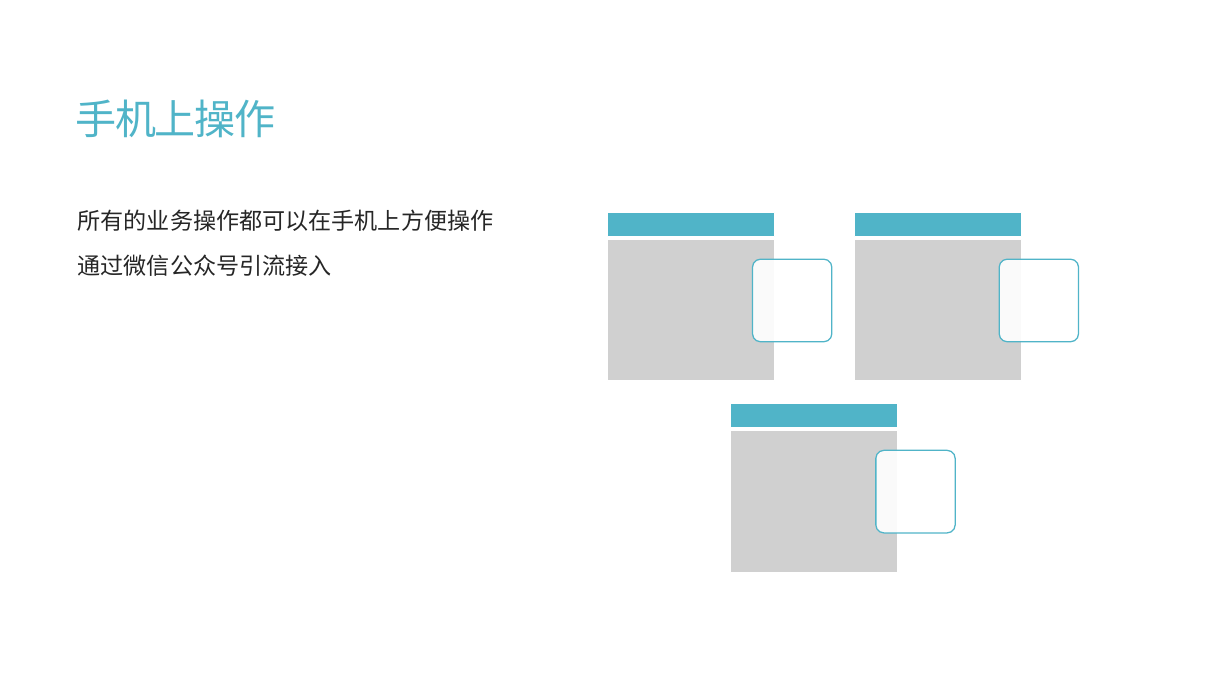
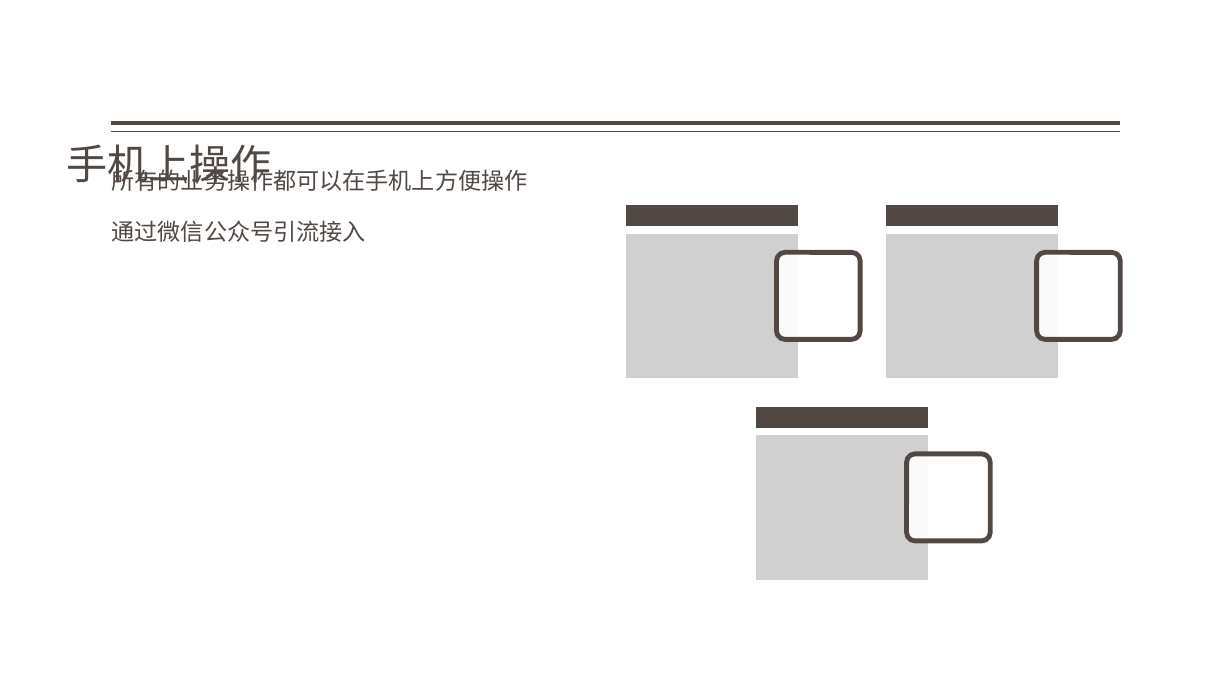
Before and after one commit to jzgi/chainsmart, a slide deck: slide 5 of Docs/品链供销平台.pptx. Drawn at 1232x693 pixels with LibreOffice and Linux fonts; fonts in the diff are those of the drawing; grey boxes stand for pictures. Boxes give left, top, right and bottom in pixels: in the first picture for what was removed or moved away, otherwise in the second. Text is boxed around its words. In the diff, an @@ line names an element or a change of style, - is before the commit and + after.

```diff
--- a/Docs/品链供销平台.pptx
+++ b/Docs/品链供销平台.pptx
@@ title "手机上操作" at <box>66,144,271,190</box>: text colour #50B4C8 to #514843, letter spacing -1.2 to 0 pt; line spacing 0.85 to 0.9; vertical alignment middle to bottom @@
@@ line added from (1121, 123) to (112, 123), #514843 3 pt @@
@@ line added from (1121, 132) to (112, 132), #514843 1 pt @@
@@ text "所有的业务操作都可以在手机上方便操作": place and size @@
-text "所有的业务操作都可以在手机上方便操作" at <box>78,209,494,276</box>
+text "所有的业务操作都可以在手机上方便操作" at <box>112,166,528,242</box>
@@ text "所有的业务操作都可以在手机上方便操作" at <box>112,166,528,242</box>: text colour #262626 to #514843; more space between paragraphs @@
@@ rectangle: place and size @@
-rectangle at <box>608,213,775,237</box>
+rectangle at <box>624,203,800,229</box>
@@ fill #50B4C8 to #514843; outline #FFFFFF 1 pt to #FFFFFF 3.78 pt in 3 elements at <box>754,405,931,431</box>, <box>624,203,800,229</box>, <box>884,203,1061,229</box> @@
@@ rectangle: place and size @@
-rectangle at <box>855,213,1022,237</box>
+rectangle at <box>884,203,1061,229</box>
@@ picture: place and size @@
-picture at <box>608,239,775,381</box>
+picture at <box>624,232,800,382</box>
@@ picture: place and size @@
-picture at <box>855,239,1022,381</box>
+picture at <box>884,232,1061,382</box>
@@ rounded rectangle: place and size @@
-rounded rectangle at <box>752,260,832,342</box>
+rounded rectangle at <box>776,252,860,339</box>
@@ outline #50B4C8 1 pt to #514843 3.78 pt in 3 elements at <box>776,252,860,339</box>, <box>907,454,990,541</box>, <box>1037,252,1120,339</box> @@
@@ rounded rectangle: place and size @@
-rounded rectangle at <box>999,260,1079,342</box>
+rounded rectangle at <box>1037,252,1120,339</box>
@@ rectangle: place and size @@
-rectangle at <box>731,404,898,428</box>
+rectangle at <box>754,405,931,431</box>
@@ picture: place and size @@
-picture at <box>731,431,898,572</box>
+picture at <box>754,433,931,583</box>
@@ rounded rectangle: place and size @@
-rounded rectangle at <box>876,450,956,532</box>
+rounded rectangle at <box>907,454,990,541</box>
```
Also in this commit, not shown: 24 other slides changed, 2 slides added, 11 other files.
